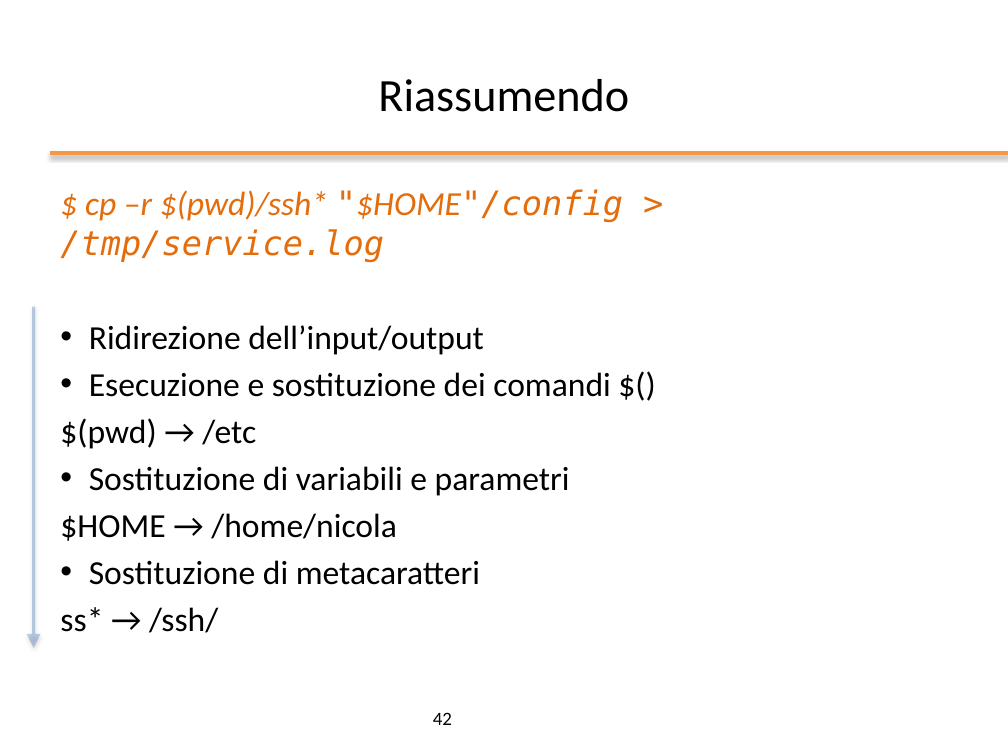
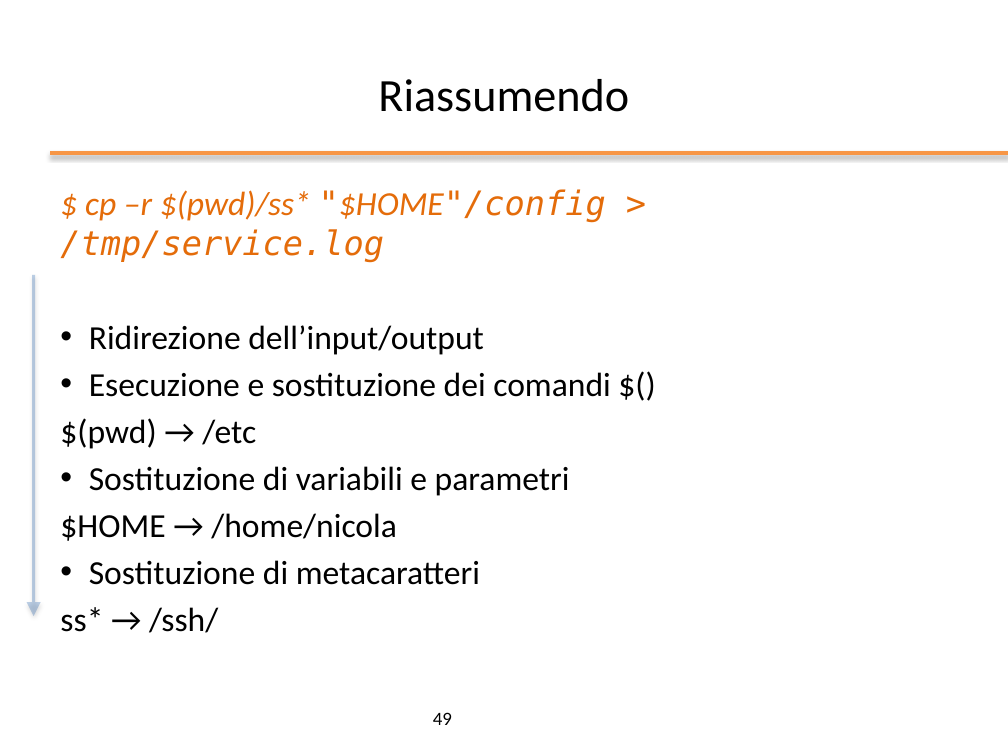
Before and after one commit to nbicocchi/operatingsystemsbsc, a slide deck: slide 49 of slides/ppt/02_Bash Basics.pptx (slide 42 before the commit). Drawn at 1008x756 pixels with LibreOffice and Linux fonts; fonts in the diff are those of the drawing; background and template pictures are left out. Boxes give left, top, right and bottom in pixels: in the first picture for what was removed or moved away, otherwise in the second. Text is boxed around its words. In the diff, an @@ line names an element or a change of style, - is before the commit and + after.

```diff
--- a/slides/ppt/02_Bash Basics.pptx
+++ b/slides/ppt/02_Bash Basics.pptx
@@ text at box(60, 189, 606, 262): text changed @@
-$ cp –r $(pwd)/ssh* "$HOME"/config > /tmp/service.log
+$ cp –r $(pwd)/ss* "$HOME"/config > /tmp/service.log
@@ arrow moved from (33, 306) - (33, 648) to (33, 275) - (33, 616) @@
@@ page number at box(433, 712, 452, 725): text changed @@
-42
+49
```
Also in this commit, not shown: 8 other slides changed, 7 slides added, 2 other files.
